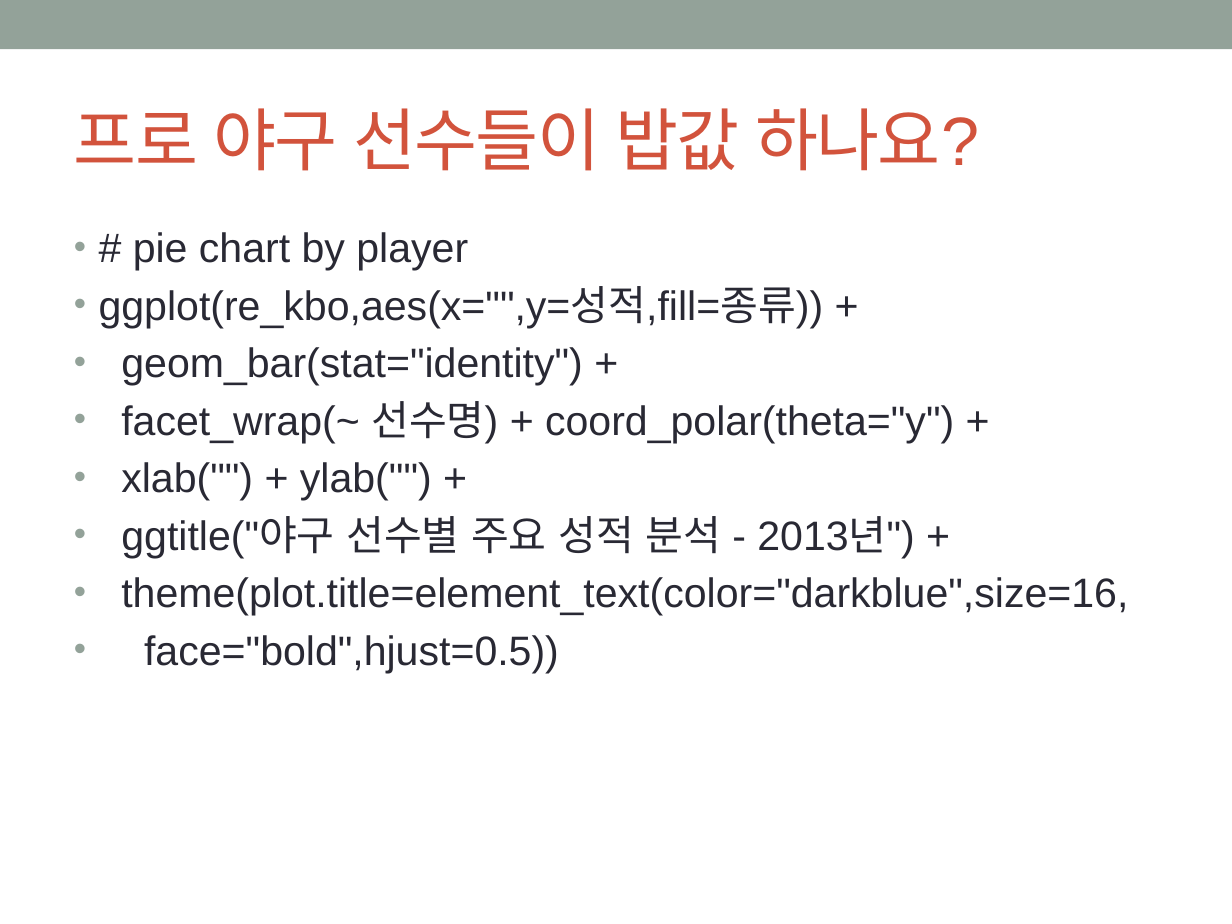
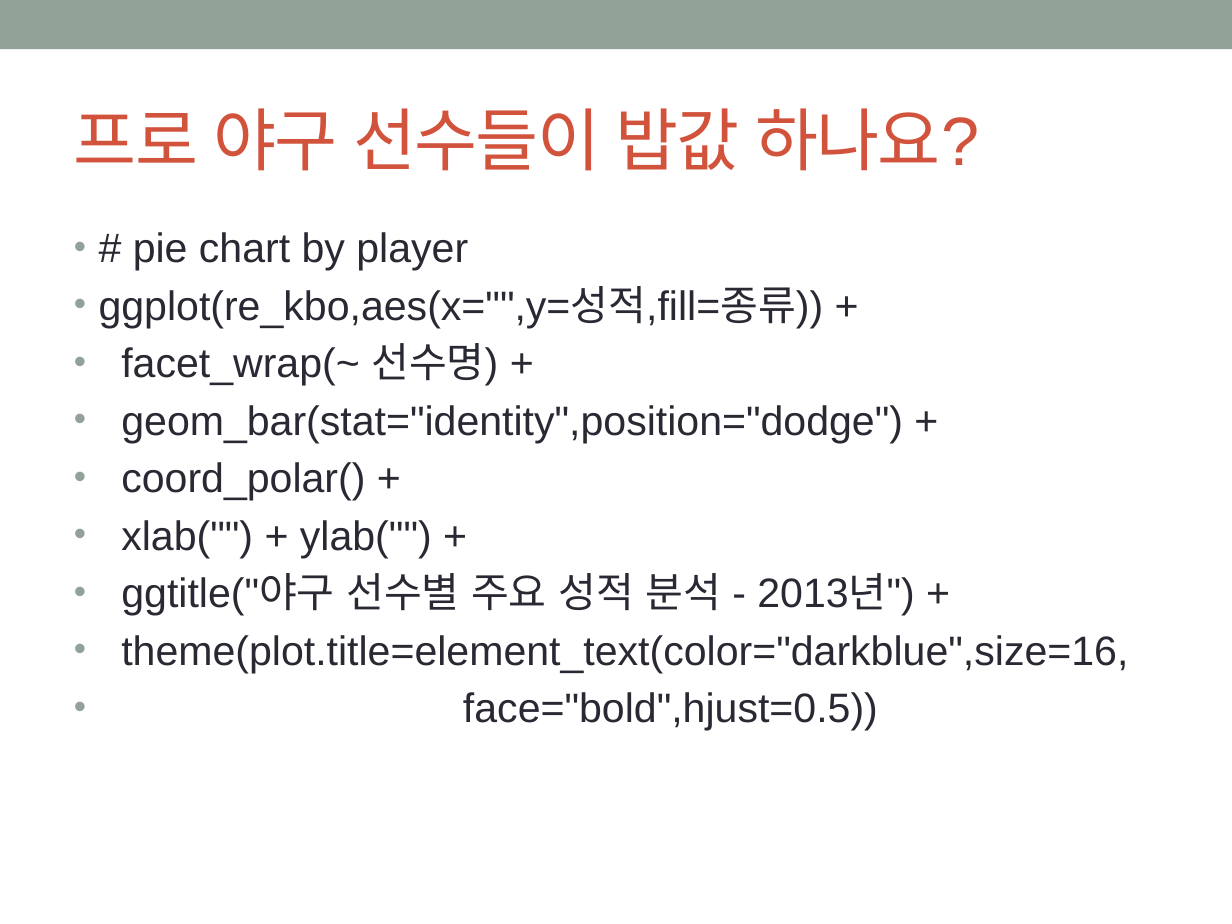
Before and after one commit to hsyliark/R_Data_Analysis, a slide deck: slide 14 of part2/stage3_StructuredData/6월 13일 그래프 과제/황성윤.pptx. Drawn at 1232x924 pixels with LibreOffice and Linux fonts; fonts in the diff are those of the drawing. Boxes give left, top, right and bottom in pixels: in the first picture for what was removed or moved away, otherwise in the second. Text is boxed around its words. In the diff, an @@ line names an element or a change of style, - is before the commit and + after.

```diff
--- a/part2/stage3_StructuredData/6월 13일 그래프 과제/황성윤.pptx
+++ b/part2/stage3_StructuredData/6월 13일 그래프 과제/황성윤.pptx
@@ text at [121, 343, 903, 501]: text changed @@
-• geom_bar(stat="identity") +
-• facet_wrap(~ 선수명) + coord_polar(theta="y") +
+• facet_wrap(~ 선수명) +
+• geom_bar(stat="identity",position="dodge") +
+• coord_polar() +
```
Also in this commit, not shown: 1 other slide changed, 2 other files.
